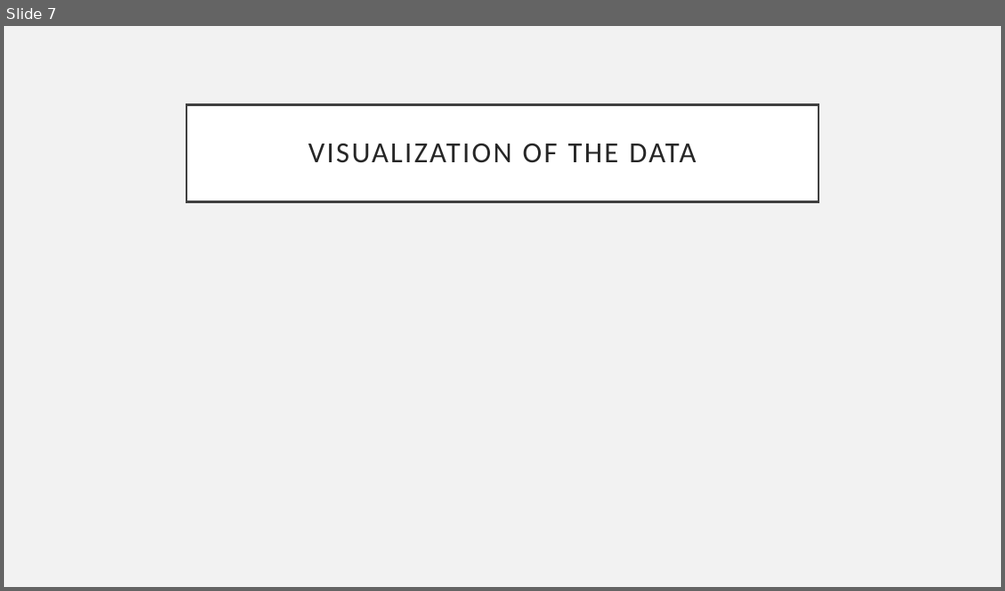
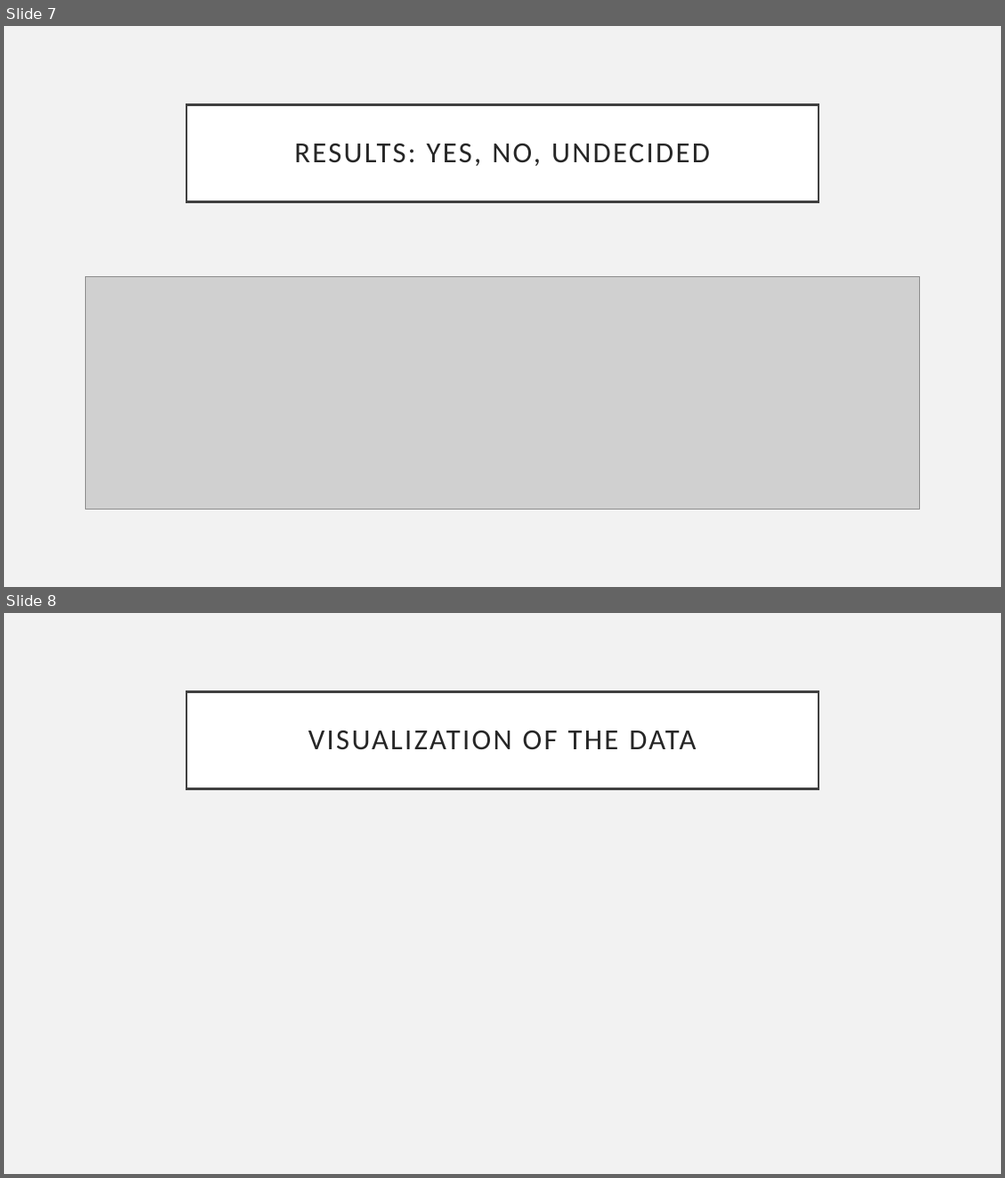
Before and after one commit to wwhitney/ContentAnalysisOfClinicalTrialsData, a slide deck: clinicaltrials_analysis.pptx. Shown one above the other, each under a label of ours: slide 7 before the commit, slides 7 and 8 after it. The pictures are 1005x591 and 1005x1178 pixels, drawn with LibreOffice and Linux fonts; fonts in the diff are those of the drawing; grey boxes stand for pictures; background and template pictures are left out. Boxes give left, top, right and bottom in pixels: in the first picture for what was removed or moved away, otherwise in the second. Text is boxed around its words. In the diff, an @@ line names an element or a change of style, - is before the commit and + after.

```diff
--- a/clinicaltrials_analysis.pptx
+++ b/clinicaltrials_analysis.pptx
@@ slide 7 added at (4, 26, 1001, 587), background #F2F2F2 @@
@@ title added at (186, 104, 818, 201), fill #FFFFFF, outline #404040 2.5 pt, 28 pt, text #262626 @@
+RESULTS: YES, NO, UNDECIDED
@@ picture added at (86, 276, 919, 508) @@
@@ what was slide 7 is now slide 8 @@
```
